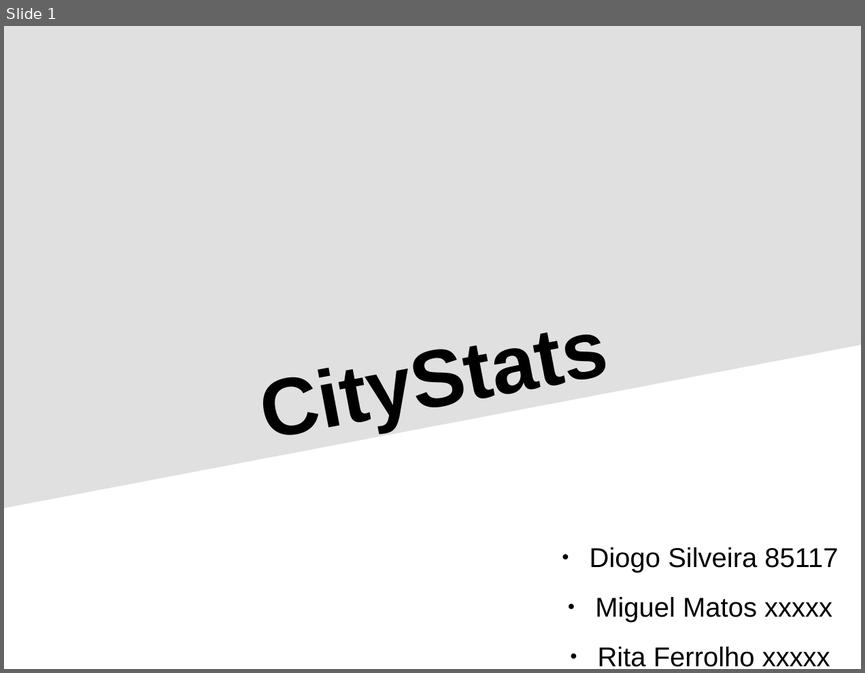
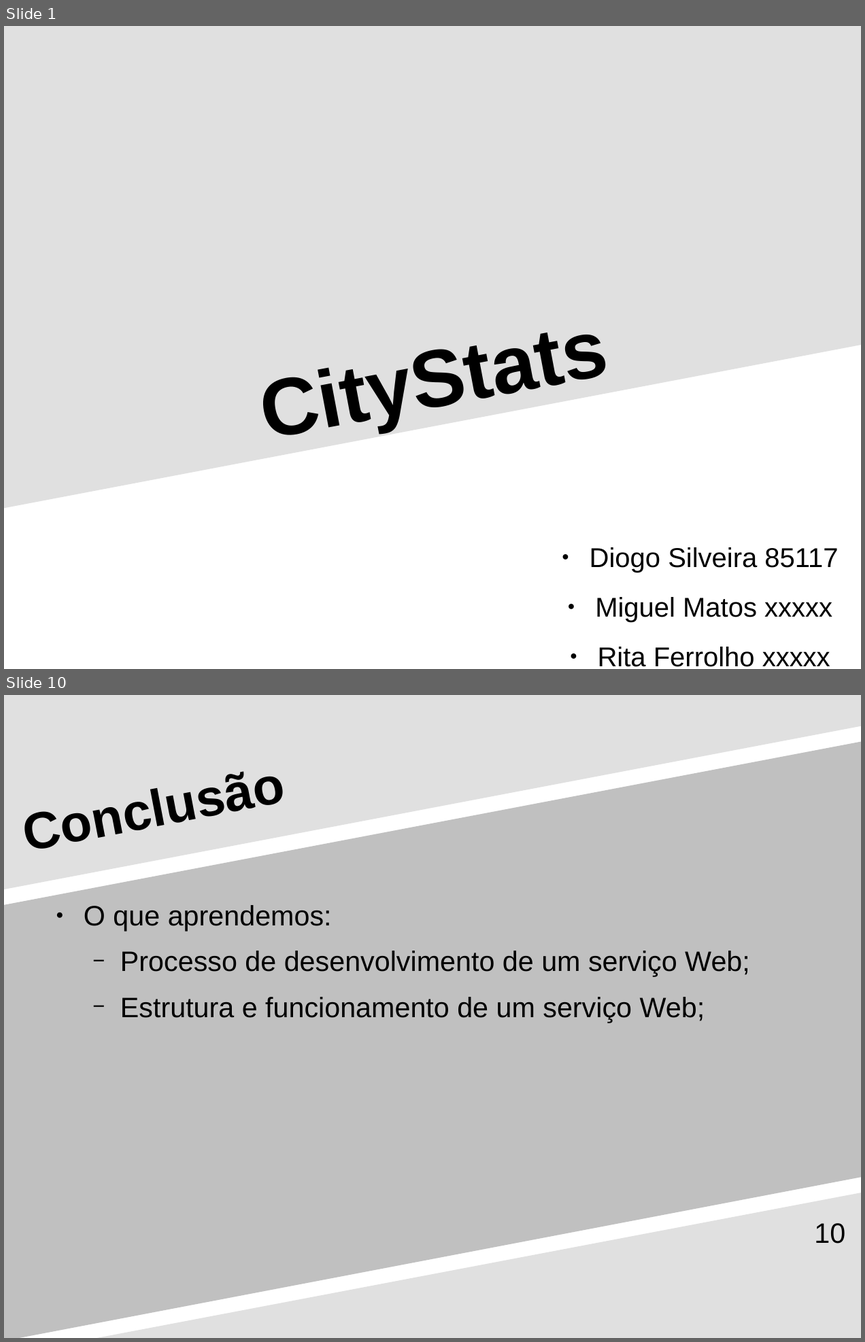
Before and after one commit to detiuaveiro/ies-project, a slide deck: Apresentação.odp. Shown one above the other, each under a label of ours: slide 1 before the commit, slides 1 and 10 after it; the slides between them are not shown. The pictures are 865x673 and 865x1342 pixels, drawn with LibreOffice and Linux fonts; fonts in the diff are those of the drawing. Boxes give left, top, right and bottom in pixels: in the first picture for what was removed or moved away, otherwise in the second. Text is boxed around its words. In the diff, an @@ line names an element or a change of style, - is before the commit and + after.

```diff
--- a/Apresentação.odp
+++ b/Apresentação.odp
@@ slide 10 added at bbox=[4, 695, 861, 1338], background #FFFFFF @@
@@ freeform shape added at bbox=[4, 695, 861, 889], fill #E0E0E0 @@
@@ title added at bbox=[12, 695, 790, 884], 48 pt, text #000000, bold @@
+Conclusão
@@ freeform shape added at bbox=[4, 742, 861, 1338], fill #C0C0C0 @@
@@ text added at bbox=[84, 905, 750, 1023], 26 pt, text #000000 @@
+● O que aprendemos:
+  − Processo de desenvolvimento de um serviço Web;
+  − Estrutura e funcionamento de um serviço Web;
@@ freeform shape added at bbox=[97, 1193, 861, 1338], fill #E0E0E0 @@
@@ page number added at bbox=[814, 1223, 845, 1244], 26 pt, text #000000 @@
+10
```
Also in this commit, not shown: 5 slides changed, 3 other slides added, 4 slides removed, 14 other files.
